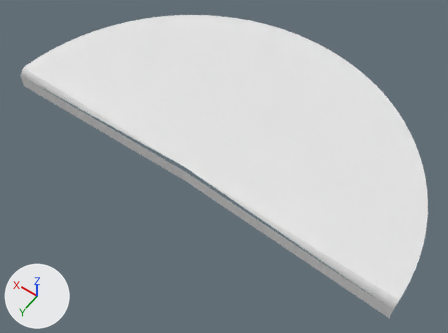
The OBJ model Assets/Models/Slice51.obj, before and after one commit.
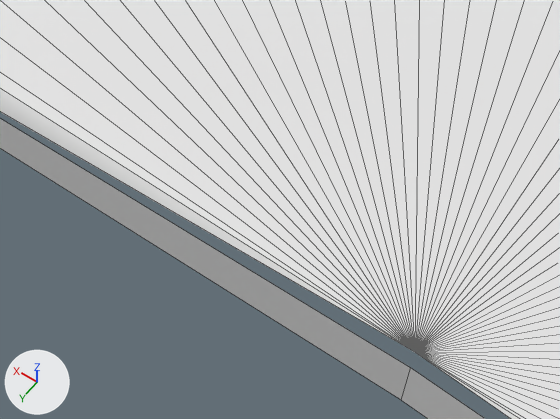
There are two pictures of each version: one whole from a camera (50 mm lens) standing at (-1.067, 1.21, 2.056) and looking at (-0.035, -0.235, -0.215), one close up from a camera (50 mm lens) standing at (-0.091, 0.334, 0.62) and looking at (0.164, -0.023, 0.059). Arrows for +X, +Y and +Z are at lower left; the lights stay in place. The close-ups show mesh edges as thin lines. Where no turn or scale is listed for an object, it has been applied to the vertices.

Names of what the first close-up shows: 'Slice51'.
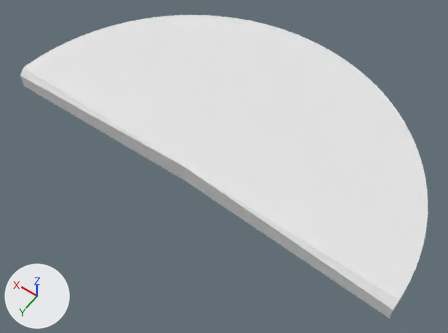
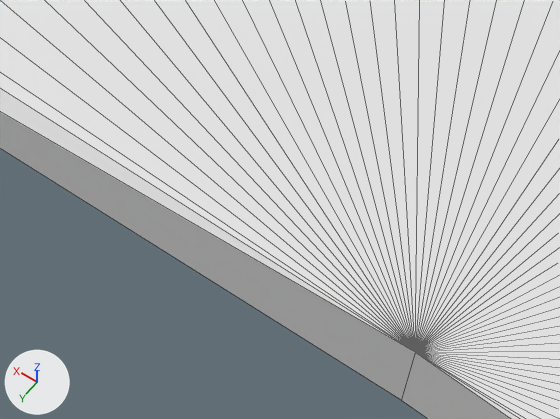
What differs and where, as boxes [x1, y1, x2, y2] in the close-ups (560 x 419 px; the box of a moved part takes in the faces that stretch with it):
part 1 of me_slice51, moved or reshaped
    before: [0, 119, 485, 419]
    after: [0, 112, 511, 419]

The change in detail:
me_slice51 has 59 vertices, 55 faces and spans x -1.0..1.0, y -1.0..0.06, z -0.1..0.0.
me_slice51 is used by ob_slice51; location (0.0, 0.0, 0.0).
Verts and faces of me_slice51; kept vertices keep their numbers, new ones are numbered from 59.
Before the commit, vertices of me_slice51: 0 (0.0, 0.0, 0.0) at pixel (415, 352), 2 (1.0, 0.0, -0.03), 54 (-1.0, 0.06, -0.03), 55 (0.0, 0.0, -0.1) at pixel (401, 400), 56 (0.0, 0.0, -0.03) at pixel (410, 367).
Before the commit, vertices of me_slice51: 57 (1.0, 0.0, -0.1), 58 (-1.0, 0.06, -0.1).
Part 1, on me_slice51:
Vertices deleted: 56 (with the faces that use them).
New faces: (0, 2, 57, 55), (0, 55, 58, 54).
